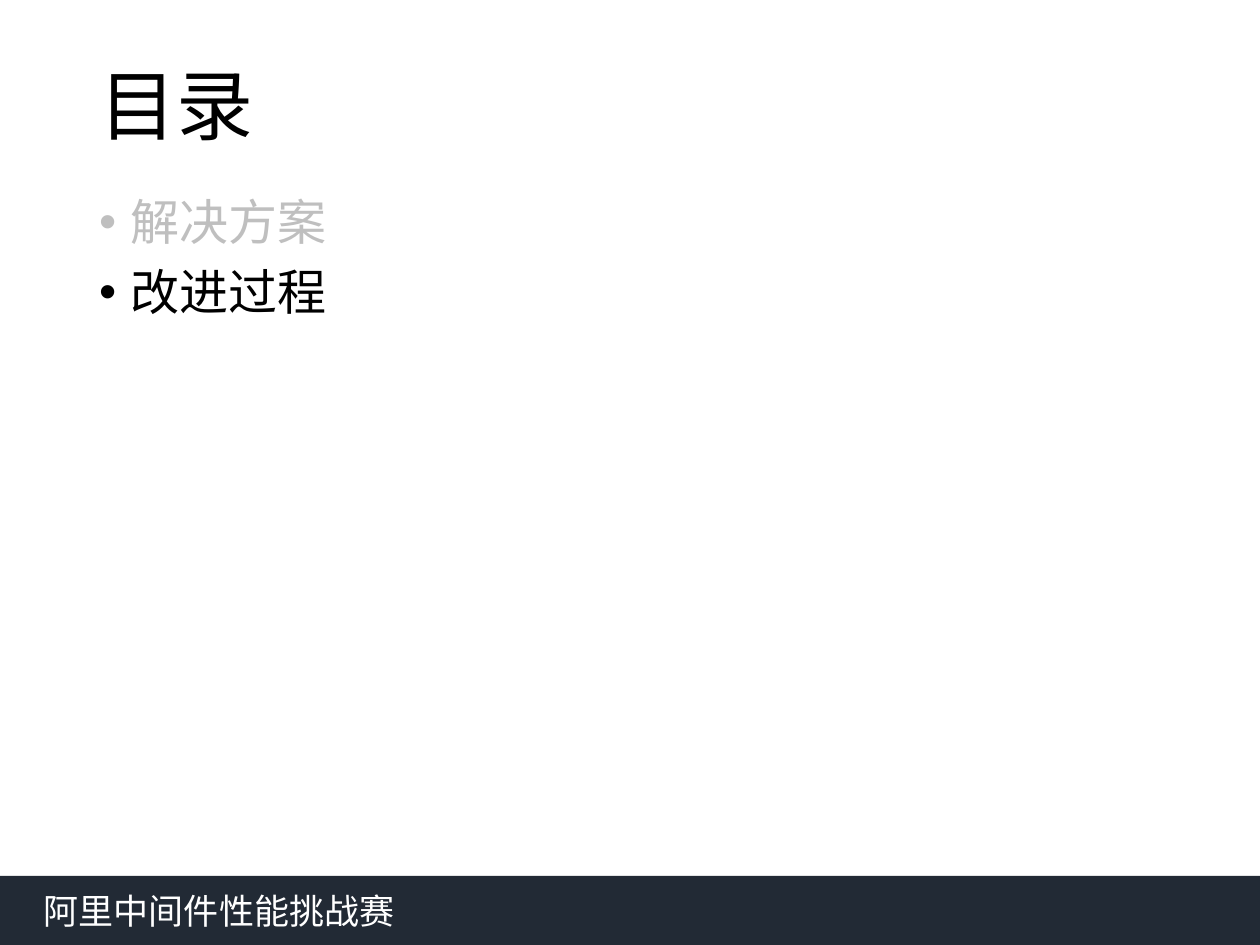
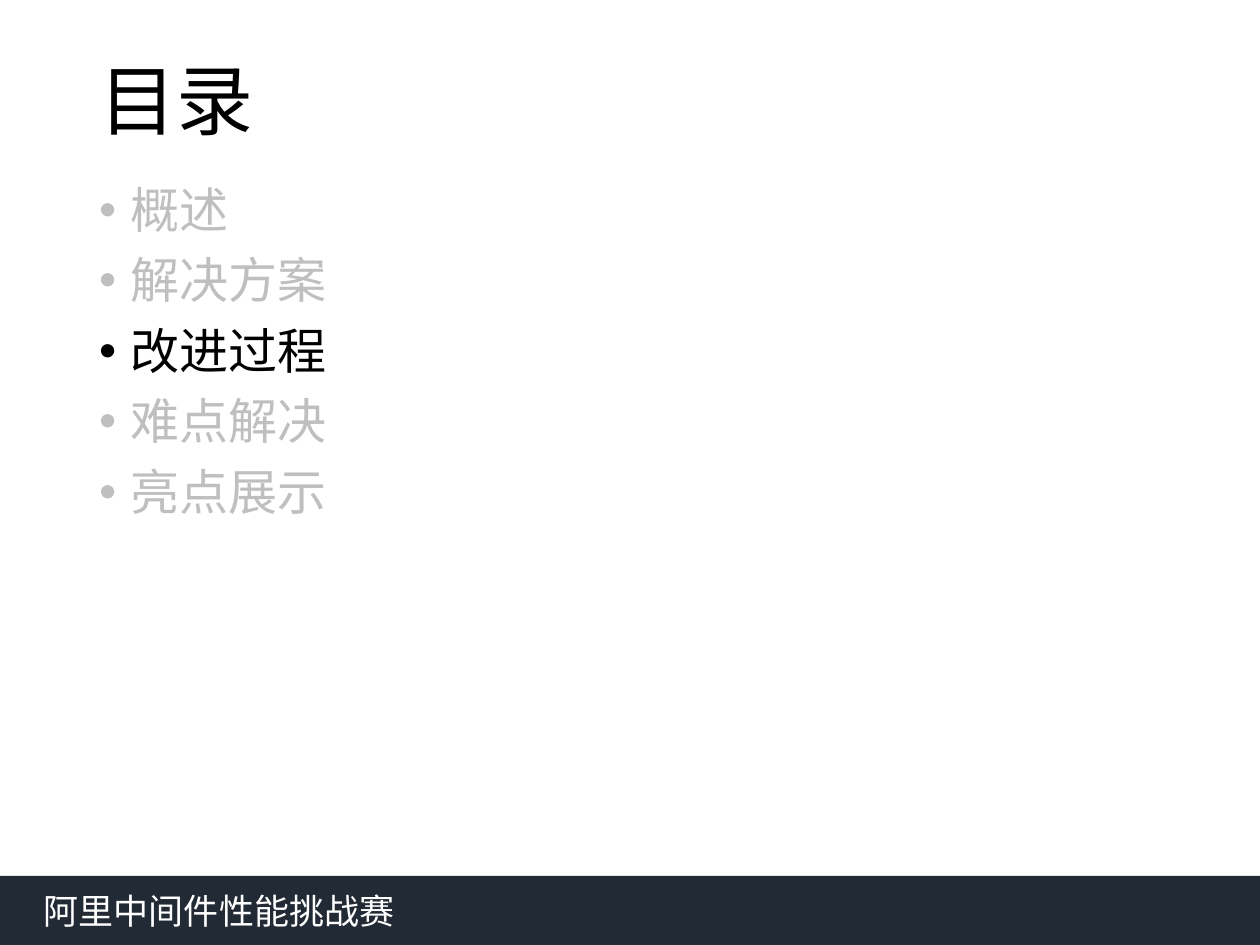
Before and after one commit to qwordy/AlibabaMiddlewareRace2, a slide deck: slide 12 of doc/中间件答辩yfy.pptx (slide 8 before the commit). Drawn at 1260x945 pixels with LibreOffice and Linux fonts; fonts in the diff are those of the drawing. Boxes give left, top, right and bottom in pixels: in the first picture for what was removed or moved away, otherwise in the second. Text is boxed around its words. In the diff, an @@ line names an element or a change of style, - is before the commit and + after.

```diff
--- a/doc/中间件答辩yfy.pptx
+++ b/doc/中间件答辩yfy.pptx
@@ title "目录": place and size @@
-title "目录" at <box>99,73,253,141</box>
+title "目录" at <box>99,68,253,136</box>
@@ text "概述": place and size @@
-text "概述" at <box>131,199,327,314</box>
+text "概述" at <box>131,187,327,514</box>
@@ text at <box>131,187,229,232</box>: paragraph added @@
+• 概述
@@ text at <box>131,398,327,514</box>: paragraphs added @@
+• 难点解决
+• 亮点展示
```
Also in this commit, not shown: 4 other slides changed, 13 slides added, 2 slides removed, 10 other files.
